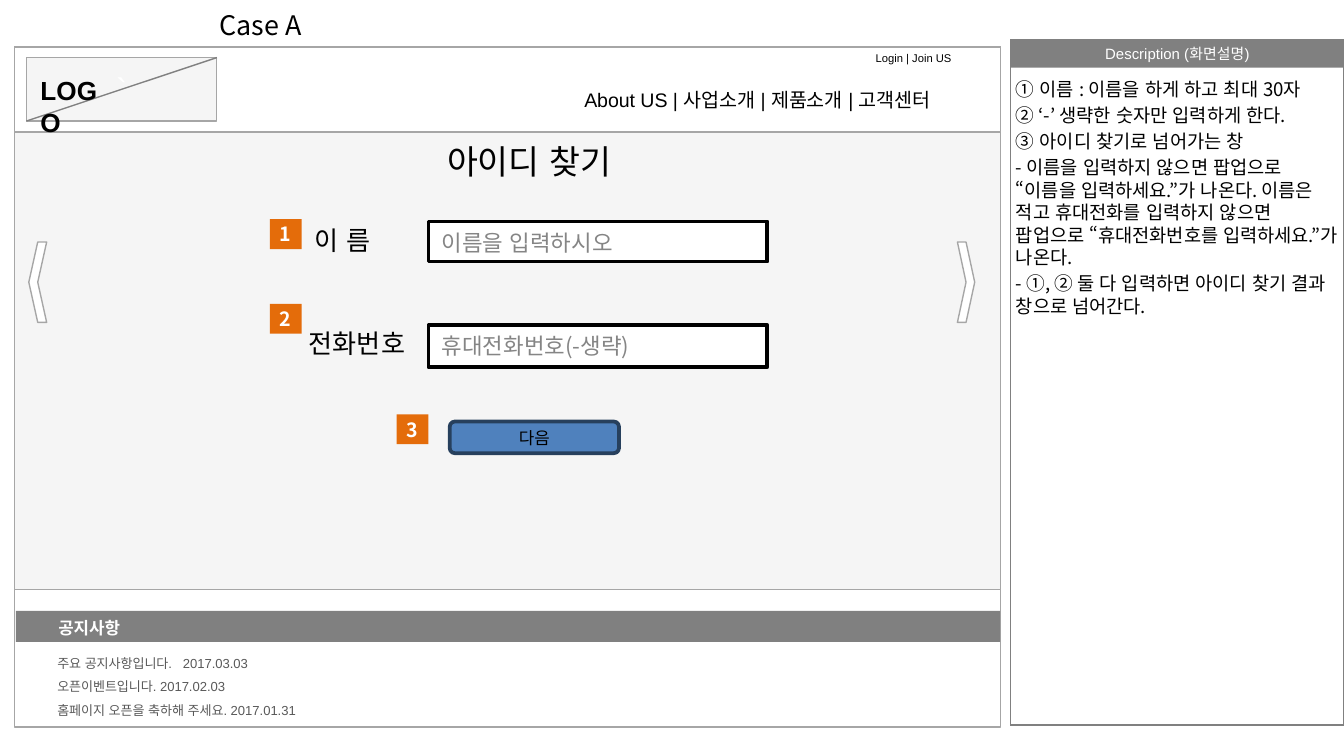
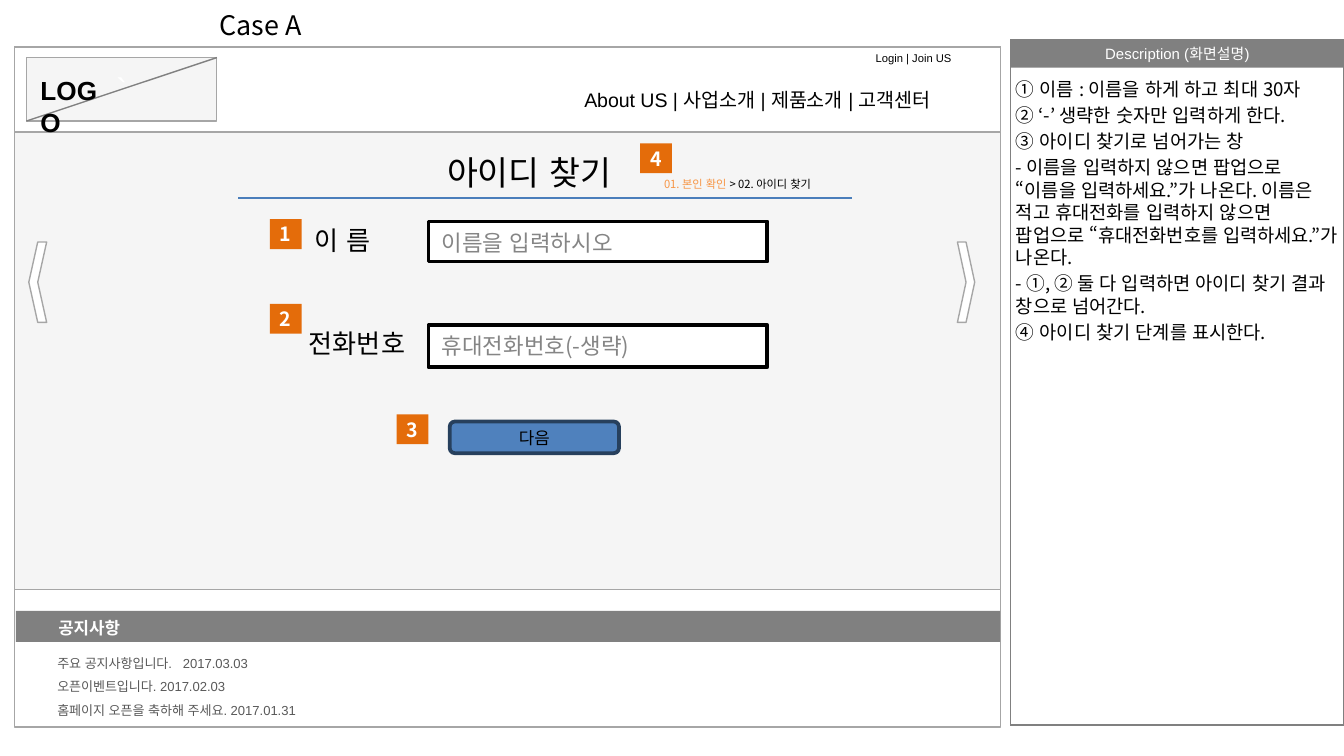
Before and after one commit to moim5/moida-general, a slide deck: slide 2 of documents/storyBoard/JuHyenjun/jhj_Story_Board.pptx. Drawn at 1344x756 pixels with LibreOffice and Linux fonts; fonts in the diff are those of the drawing. Boxes give left, top, right and bottom in pixels: in the first picture for what was removed or moved away, otherwise in the second. Text is boxed around its words. In the diff, an @@ line names an element or a change of style, - is before the commit and + after.

```diff
--- a/documents/storyBoard/JuHyenjun/jhj_Story_Board.pptx
+++ b/documents/storyBoard/JuHyenjun/jhj_Story_Board.pptx
@@ text "아이디 찾기": place and size @@
-text "아이디 찾기" at (447,146,611,177)
+text "아이디 찾기" at (447,157,611,188)
@@ rounded rectangle added at (640,144,672,173), fill #E46C0A, 10.5 pt, text #FFFFFF, bold @@
+4
@@ text added at (664,178,811,189), 6 pt, text #000000 @@
+01. 본인 확인 > 02. 아이디 찾기
@@ line added from (238, 198) to (852, 198), #4B7EBC 0.75 pt @@
@@ text at (1016,323,1266,341): paragraph added @@
+④ 아이디 찾기 단계를 표시한다.
```
Also in this commit, not shown: 3 other slides changed, 1 slide added.
